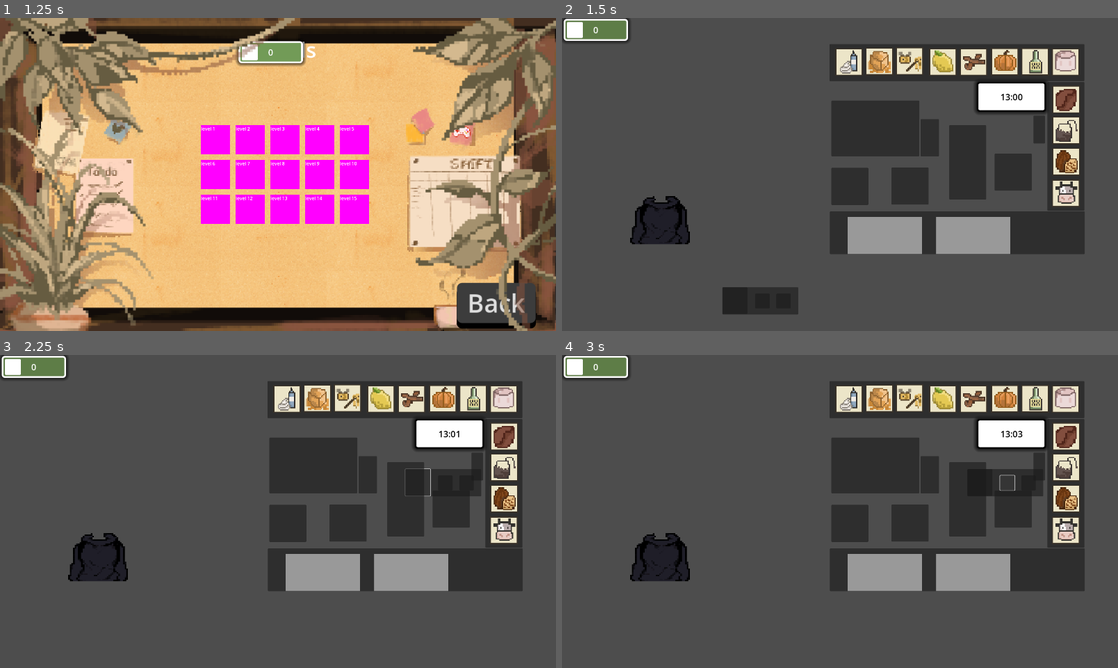
Above: before the commit, frames 1-4 (two rows, left to right).
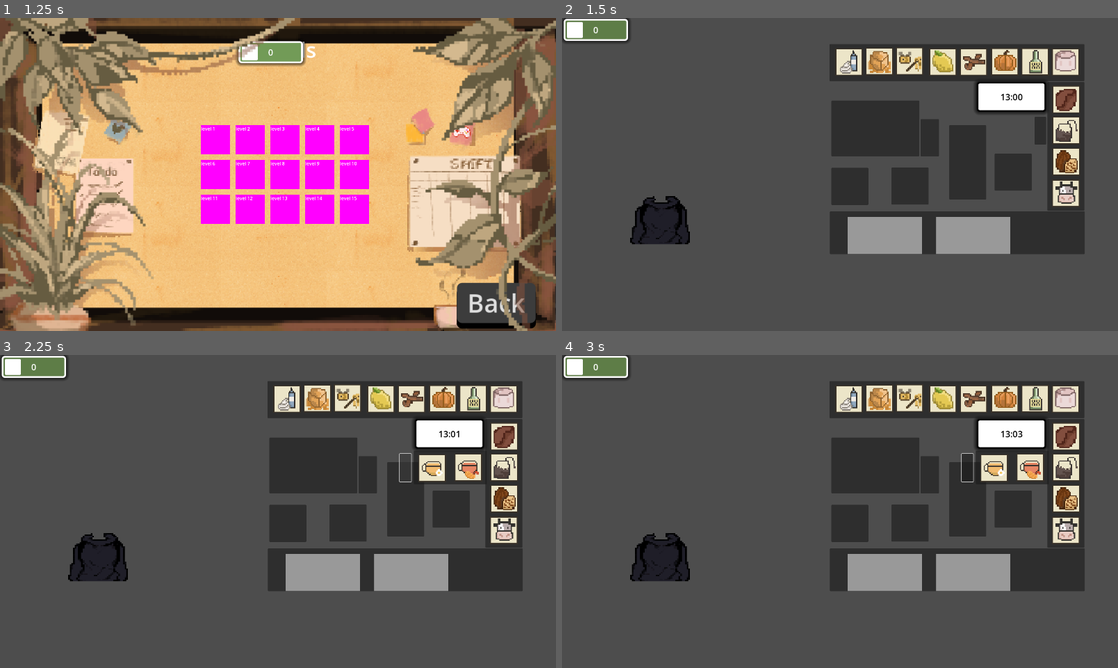
Above: after the commit, the same moments.

Repository: Project-Pixel-UoS/Brew-n-Buzz
Game: Godot game, scene res://scenes/main_menu.tscn
The game is run twice, just before and just after one commit, with the same random seed, the same clock (stepped at 60 frames per second) and the same inputs.
Inputs (mouse positions are in pixels of both pictures, inside the frame that each line leads up to; where the layout moved, square brackets give the same spot in the first picture):
- Up to frame 1 (1.25 s): click (278, 208) at 0.5 s
- Up to frame 2 (1.5 s): click "level 1" at 1.25 s
- Up to frame 3 (2.25 s): click (478, 467) [172, 636] at 2 s
- Up to frame 4 (3 s): click (1006, 483) at 2.77 s

Frame 1 is identical in both runs. In frame 2, 1.2% of the frame differs, in the area x 28-87%, y 31-95%; in frame 3, 1.3%; in frame 4, 1.3%, in the area x 71-88%, y 30-46%.

Commit message:
[feat]: The tea drawer extends and retracts

Diff:
--- a/scenes/level_1.tscn
+++ b/scenes/level_1.tscn
@@ -7,6 +7,8 @@
 [ext_resource type="PackedScene" uid="uid://boyudpbxnh87s" path="res://scenes/object.tscn" id="5_6bfpp"]
 [ext_resource type="Script" path="res://scenes/tea_drawer.gd" id="6_7ydoj"]
 [ext_resource type="Texture2D" uid="uid://bej466ttippun" path="res://images/kitchen panel/ingredients/milk.PNG" id="7_6t2pv"]
+[ext_resource type="Texture2D" uid="uid://urbolafgxjia" path="res://images/kitchen panel/ingredients/fruittea.PNG" id="7_siltn"]
+[ext_resource type="Texture2D" uid="uid://d0v7hhu101kvr" path="res://images/kitchen panel/ingredients/camomilletea.PNG" id="8_0eusx"]
 [ext_resource type="Texture2D" uid="uid://cholgudtx35vj" path="res://images/kitchen panel/ingredients/coffeebean.PNG" id="8_bvyag"]
 [ext_resource type="Texture2D" uid="uid://brgx44mv1up15" path="res://images/kitchen panel/ingredients/cocoabean.PNG" id="9_ib0ym"]
 [ext_resource type="Texture2D" uid="uid://c3vgqimow5qnu" path="res://images/kitchen panel/ingredients/whippedcream.PNG" id="10_2da5q"]
@@ -156,13 +158,6 @@
 [node name="object" parent="." instance=ExtResource("5_6bfpp")]
 position = Vector2(339, 634)
 
-[node name="PullOutButton" type="Panel" parent="."]
-offset_left = 1628.0
-offset_top = 433.0
-offset_right = 1724.0
-offset_bottom = 473.0
-rotation = -1.5708
-
 [node name="BottomPanel" type="Panel" parent="."]
 offset_left = 925.0
 offset_top = 667.0
@@ -180,143 +175,6 @@
 offset_top = 90.0
 offset_right = 1804.0
 offset_bottom = 218.0
-
-[node name="Ingredients" type="Node" parent="."]
-
-[node name="TeaDrawer" type="Panel" parent="Ingredients"]
-offset_left = 554.0
-offset_top = 929.0
-offset_right = 815.71
-offset_bottom = 1023.0
-
-[node name="DrawerButton" type="Button" parent="Ingredients/TeaDrawer"]
-unique_name_in_owner = true
-layout_mode = 0
-offset_right = 86.0
-offset_bottom = 92.0
-script = ExtResource("6_7ydoj")
-
-[node name="Tea1" type="Button" parent="Ingredients/TeaDrawer"]
-layout_mode = 0
-offset_left = 113.0
-offset_top = 22.0
-offset_right = 163.0
-offset_bottom = 73.0
-
-[node name="Tea2" type="Button" parent="Ingredients/TeaDrawer"]
-layout_mode = 0
-offset_left = 186.0
-offset_top = 22.0
-offset_right = 236.0
-offset_bottom = 73.0
-
-[node name="Milk" type="TextureButton" parent="Ingredients"]
-texture_filter = 1
-offset_left = 1692.0
-offset_top = 557.0
-offset_right = 1788.0
-offset_bottom = 653.0
-texture_normal = ExtResource("7_6t2pv")
-stretch_mode = 0
-
-[node name="Coffee" type="TextureButton" parent="Ingredients"]
-texture_filter = 1
-offset_left = 1693.0
-offset_top = 233.0
-offset_right = 1789.0
-offset_bottom = 329.0
-texture_normal = ExtResource("8_bvyag")
-stretch_mode = 0
-
-[node name="Cocoa" type="TextureButton" parent="Ingredients"]
-texture_filter = 1
-offset_left = 1693.0
-offset_top = 448.0
-offset_right = 1789.0
-offset_bottom = 544.0
-texture_normal = ExtResource("9_ib0ym")
-stretch_mode = 0
-
-[node name="WhippedCream" type="TextureButton" parent="Ingredients"]
-texture_filter = 1
-offset_left = 943.0
-offset_top = 104.0
-offset_right = 1039.0
-offset_bottom = 200.0
-texture_normal = ExtResource("10_2da5q")
-stretch_mode = 0
-
-[node name="Marshmallows" type="TextureButton" parent="Ingredients"]
-texture_filter = 1
-offset_left = 1691.0
-offset_top = 104.0
-offset_right = 1787.0
-offset_bottom = 200.0
-texture_normal = ExtResource("11_huvnx")
-stretch_mode = 0
-
-[node name="CinnamonSticks" type="TextureButton" parent="Ingredients"]
-texture_filter = 1
-offset_left = 1373.0
-offset_top = 104.0
-offset_right = 1469.0
-offset_bottom = 200.0
-texture_normal = ExtResource("12_fl4k1")
-stretch_mode = 0
-
-[node name="Liquor" type="TextureButton" parent="Ingredients"]
-texture_filter = 1
-offset_left = 1586.0
-offset_top = 103.0
-offset_right = 1682.0
-offset_bottom = 199.0
-texture_normal = ExtResource("13_ukxhq")
-stretch_mode = 0
-
-[node name="Honey" type="TextureButton" parent="Ingredients"]
-texture_filter = 1
-offset_left = 1152.0
-offset_top = 101.0
-offset_right = 1248.0
-offset_bottom = 197.0
-texture_normal = ExtResource("14_yfrnt")
-stretch_mode = 0
-
-[node name="Lemon" type="TextureButton" parent="Ingredients"]
-texture_filter = 1
-offset_left = 1267.0
-offset_top = 104.0
-offset_right = 1363.0
-offset_bottom = 200.0
-texture_normal = ExtResource("15_fbm44")
-stretch_mode = 0
-
-[node name="Caramel" type="TextureButton" parent="Ingredients"]
-texture_filter = 1
-offset_left = 1048.0
-offset_top = 102.0
-offset_right = 1144.0
-offset_bottom = 198.0
-texture_normal = ExtResource("16_xaw5t")
-stretch_mode = 0
-
-[node name="BlackTea" type="TextureButton" parent="Ingredients"]
-texture_filter = 1
-offset_left = 1693.0
-offset_top = 340.0
-offset_right = 1789.0
-offset_bottom = 436.0
-texture_normal = ExtResource("17_tk8mh")
-stretch_mode = 0
-
-[node name="Seasonal" type="TextureButton" parent="Ingredients"]
-texture_filter = 1
-offset_left = 1481.0
-offset_top = 103.0
-offset_right = 1577.0
-offset_bottom = 199.0
-texture_normal = ExtResource("18_753bm")
-stretch_mode = 0
 
 [node name="Machines" type="Node" parent="."]
 
@@ -370,5 +228,147 @@
 offset_right = 1622.0
 offset_bottom = 596.0
 
+[node name="Ingredients" type="Node" parent="."]
+
+[node name="DrawerButton" type="Button" parent="Ingredients"]
+unique_name_in_owner = true
+offset_left = 1632.0
+offset_top = 341.0
+offset_right = 1672.0
+offset_bottom = 437.0
+script = ExtResource("6_7ydoj")
+
+[node name="TeaDrawer" type="Panel" parent="Ingredients/DrawerButton"]
+offset_left = 49.0
+offset_top = -11.0
+offset_right = 301.0
+offset_bottom = 105.0
+
+[node name="FruitTea" type="TextureButton" parent="Ingredients/DrawerButton/TeaDrawer"]
+texture_filter = 1
+offset_left = 140.0
+offset_top = 10.0
+offset_right = 236.0
+offset_bottom = 106.0
+texture_normal = ExtResource("7_siltn")
+stretch_mode = 0
+
+[node name="CamomileTea" type="TextureButton" parent="Ingredients/DrawerButton/TeaDrawer"]
+texture_filter = 1
+offset_left = 15.0
+offset_top = 12.0
+offset_right = 111.0
+offset_bottom = 108.0
+texture_normal = ExtResource("8_0eusx")
+stretch_mode = 0
+
+[node name="Milk" type="TextureButton" parent="Ingredients"]
+texture_filter = 1
+offset_left = 1692.0
+offset_top = 557.0
+offset_right = 1788.0
+offset_bottom = 653.0
+texture_normal = ExtResource("7_6t2pv")
+stretch_mode = 0
+
+[node name="Coffee" type="TextureButton" parent="Ingredients"]
+texture_filter = 1
+offset_left = 1693.0
+offset_top = 233.0
+offset_right = 1789.0
+offset_bottom = 329.0
+texture_normal = ExtResource("8_bvyag")
+stretch_mode = 0
+
+[node name="Cocoa" type="TextureButton" parent="Ingredients"]
+texture_filter = 1
+offset_left = 1693.0
+offset_top = 448.0
+offset_right = 1789.0
+offset_bottom = 544.0
+texture_normal = ExtResource("9_ib0ym")
+stretch_mode = 0
+
+[node name="WhippedCream" type="TextureButton" parent="Ingredients"]
+texture_filter = 1
+offset_left = 943.0
+offset_top = 104.0
+offset_right = 1039.0
+offset_bottom = 200.0
+texture_normal = ExtResource("10_2da5q")
+stretch_mode = 0
+
+[node name="Marshmallows" type="TextureButton" parent="Ingredients"]
+texture_filter = 1
+offset_left = 1691.0
+offset_top = 104.0
+offset_right = 1787.0
+offset_bottom = 200.0
+texture_normal = ExtResource("11_huvnx")
+stretch_mode = 0
+
+[node name="CinnamonSticks" type="TextureButton" parent="Ingredients"]
+texture_filter = 1
+offset_left = 1373.0
+offset_top = 104.0
+offset_right = 1469.0
+offset_bottom = 200.0
+texture_normal = ExtResource("12_fl4k1")
+stretch_mode = 0
+
+[node name="Liquor" type="TextureButton" parent="Ingredients"]
+texture_filter = 1
+offset_left = 1586.0
+offset_top = 103.0
+offset_right = 1682.0
+offset_bottom = 199.0
+texture_normal = ExtResource("13_ukxhq")
+stretch_mode = 0
+
+[node name="Honey" type="TextureButton" parent="Ingredients"]
+texture_filter = 1
+offset_left = 1152.0
+offset_top = 101.0
+offset_right = 1248.0
+offset_bottom = 197.0
+texture_normal = ExtResource("14_yfrnt")
+stretch_mode = 0
+
+[node name="Lemon" type="TextureButton" parent="Ingredients"]
+texture_filter = 1
+offset_left = 1267.0
+offset_top = 104.0
+offset_right = 1363.0
+offset_bottom = 200.0
+texture_normal = ExtResource("15_fbm44")
+stretch_mode = 0
+
+[node name="Caramel" type="TextureButton" parent="Ingredients"]
+texture_filter = 1
+offset_left = 1048.0
+offset_top = 102.0
+offset_right = 1144.0
+offset_bottom = 198.0
+texture_normal = ExtResource("16_xaw5t")
+stretch_mode = 0
+
+[node name="BlackTea" type="TextureButton" parent="Ingredients"]
+texture_filter = 1
+offset_left = 1693.0
+offset_top = 340.0
+offset_right = 1789.0
+offset_bottom = 436.0
+texture_normal = ExtResource("17_tk8mh")
+stretch_mode = 0
+
+[node name="Seasonal" type="TextureButton" parent="Ingredients"]
+texture_filter = 1
+offset_left = 1481.0
+offset_top = 103.0
+offset_right = 1577.0
+offset_bottom = 199.0
+texture_normal = ExtResource("18_753bm")
+stretch_mode = 0
+
 [connection signal="timeout" from="TimerContainer/Timer" to="TimerContainer/Timer" method="_on_timeout"]
-[connection signal="pressed" from="Ingredients/TeaDrawer/DrawerButton" to="Ingredients/TeaDrawer/DrawerButton" method="drawer_press"]
+[connection signal="pressed" from="Ingredients/DrawerButton" to="Ingredients/DrawerButton" method="drawer_press"]
--- a/scenes/tea_drawer.gd
+++ b/scenes/tea_drawer.gd
@@ -1,20 +1,25 @@
+## @brief Allows a button to be pressed that will extend/retract the tea drawer
 extends Button
 
-var target : Control
-var button_position : Vector2
-var new_position = Vector2(1400,394)
-var old_position = Vector2(1477,394)
+@onready var pullOutButton = %DrawerButton
+var new_position = Vector2(1380,341)
+var old_position = Vector2(1632,341)
 var been_pressed = false
+var children = []
 
-# Called when the node enters the scene tree for the first time.
 func _ready() -> void:
-	target = get_parent()
-	button_position = target.position
+	children = get_children()
+	for i in children:
+		i.visible = false
 
 func drawer_press() -> void:
 	if !been_pressed:
 		been_pressed = true
-		target.position = button_position.lerp(new_position,1)
+		for i in children:
+			i.visible = true
+		pullOutButton.position = old_position.lerp(new_position,1)
 	else:
 		been_pressed = false
-		target.position = new_position.lerp(old_position,1)
+		pullOutButton.position = new_position.lerp(old_position,1)
+		for i in children:
+			i.visible = false
Binary file added: images/kitchen panel/ingredients/camomilletea.PNG
Not shown, added: images/kitchen panel/ingredients/camomilletea.PNG.import
Binary file added: images/kitchen panel/ingredients/fruittea.PNG
Not shown, added: images/kitchen panel/ingredients/fruittea.PNG.import
Not shown: 1 places in scenes/level_1.tscn that only renumber resources
